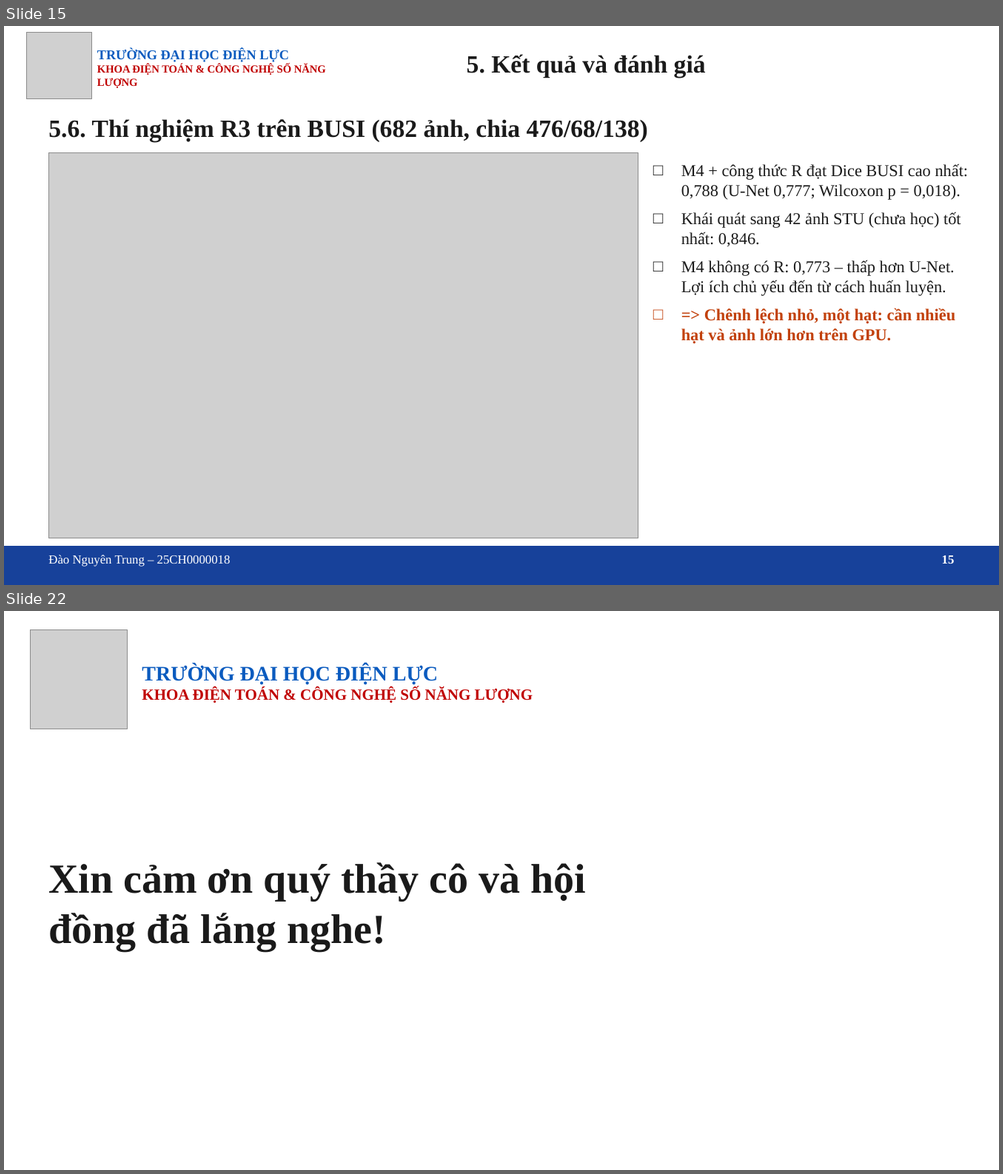
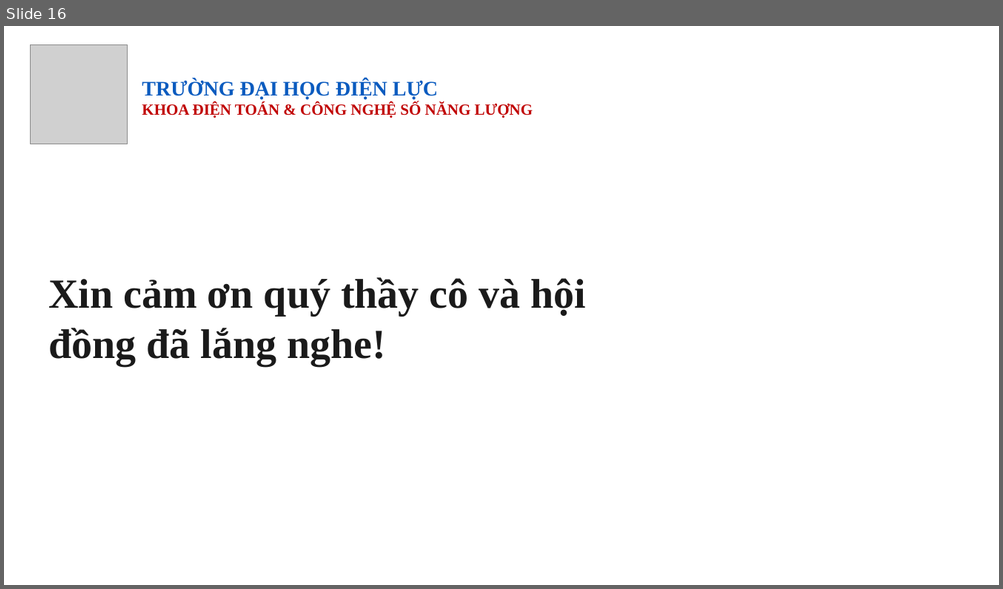
Before and after one commit to trungnguyen107/Medical-image-segmentation-breast-ultrasound-unet-attention, a slide deck: docs/Slide_bao_cao_DATN_U-Net_Attention.pptx. Shown one above the other, each under a label of ours: slides 15 and 22 before the commit, slide 16 after it; the slides between them are not shown. The pictures are 1003x1174 and 1003x589 pixels, drawn with LibreOffice and Linux fonts; fonts in the diff are those of the drawing; grey boxes stand for pictures; background and template pictures are left out. Boxes give left, top, right and bottom in pixels: in the first picture for what was removed or moved away, otherwise in the second. Text is boxed around its words. In the diff, an @@ line names an element or a change of style, - is before the commit and + after.

```diff
--- a/docs/Slide_bao_cao_DATN_U-Net_Attention.pptx
+++ b/docs/Slide_bao_cao_DATN_U-Net_Attention.pptx
@@ slide 15 removed at (x1=4, y1=26, x2=999, y2=585), background picture (left out) @@
@@ picture removed at (x1=26, y1=32, x2=92, y2=99) @@
@@ text removed at (x1=97, y1=49, x2=326, y2=88) @@
-TRƯỜNG ĐẠI HỌC ĐIỆN LỰC
-KHOA ĐIỆN TOÁN & CÔNG NGHỆ SỐ NĂNG LƯỢNG
@@ text removed at (x1=466, y1=54, x2=706, y2=78) @@
-5. Kết quả và đánh giá
@@ text removed at (x1=48, y1=119, x2=648, y2=141) @@
-5.6. Thí nghiệm R3 trên BUSI (682 ảnh, chia 476/68/138)
@@ picture removed at (x1=48, y1=153, x2=638, y2=539) @@
@@ text removed at (x1=681, y1=164, x2=968, y2=344) @@
-□ M4 + công thức R đạt Dice BUSI cao nhất: 0,788 (U-Net 0,777; Wilcoxon p = 0,018).
-□ Khái quát sang 42 ảnh STU (chưa học) tốt nhất: 0,846.
-□ M4 không có R: 0,773 – thấp hơn U-Net. Lợi ích chủ yếu đến từ cách huấn luyện.
-□ => Chênh lệch nhỏ, một hạt: cần nhiều hạt và ảnh lớn hơn trên GPU.
@@ rectangle removed at (x1=4, y1=547, x2=999, y2=585) @@
@@ text removed at (x1=48, y1=555, x2=230, y2=567) @@
-Đào Nguyên Trung – 25CH0000018
@@ text removed at (x1=942, y1=556, x2=954, y2=564) @@
-15
@@ what was slide 22 is now slide 16 @@
```
Also in this commit, not shown: 13 slides changed, 5 other slides removed, 4 other files.
